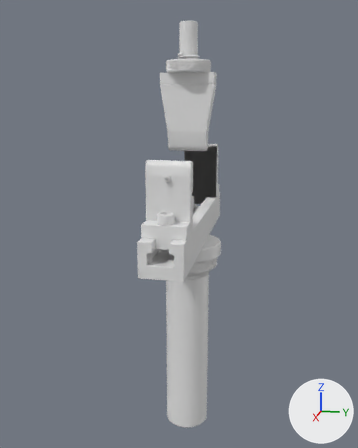
A saved change to the FBX model Assets/Models/Rig.fbx.
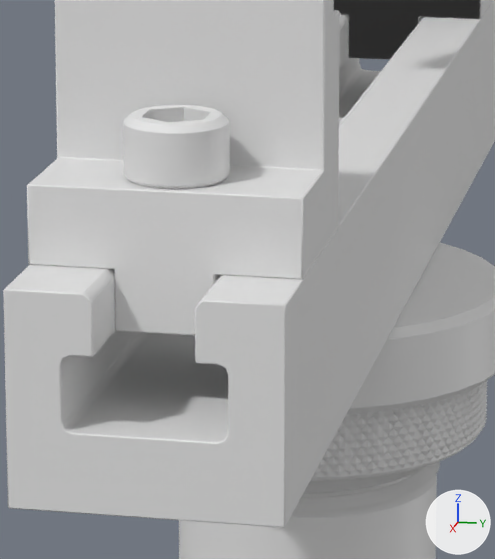
Old and new are each drawn whole from a camera (50 mm lens) standing at (0.282, 0.051, 0.027) and looking at (-0.001, -0.005, -0.044) and again close up on the part from 38% to 61% of the width and 43% to 64% of the height. Lighting does not change. The marker at lower right points along +X, +Y and +Z. Both versions are drawn at full value of the shape key 'L' of 'Rig'; the numbers are the values there.

Objects in the first close-up: 'Rig'.
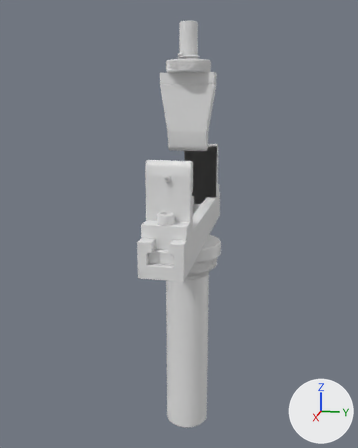
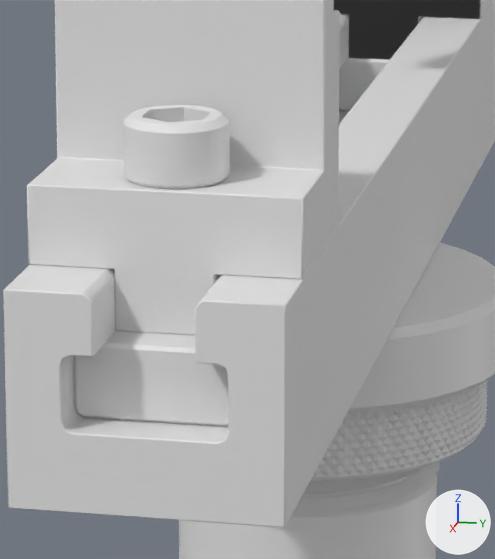
What the commit changed:
me_mesh has 13814 vertices, 12584 faces and spans x -7.0..7.0, y -14.4..9.8, z -2.0..2.0.
me_mesh is used by ob_rig; location (0.0, 0.0, -0.0291); rotation (1.571, 0.0, 0.0), in degrees (90, 0, 0); scale (0.01, 0.01, 0.01).
me_mesh part 1: the loose piece of 56 vertices spanning x -1.6..0.4, y -1.8..-1.1, z -0.7..0.7 is moved by (-5.0, 0.0, 0.0).
me_mesh part 2: the loose piece of 56 vertices spanning x -0.4..1.6, y -1.8..-1.1, z -0.7..0.7 is moved by (5.0, 0.0, 0.0).

Boxes (x1, y1, x2, y2) around the edits, measured in the close-ups (495 x 559 px; the box of a moved part takes in the faces that stretch with it):
part 1 of me_mesh, moved or reshaped: before (339, 117, 344, 124); after (339, 58, 389, 111)
part 2 of me_mesh, moved or reshaped (not visible before): after (73, 331, 228, 427)
